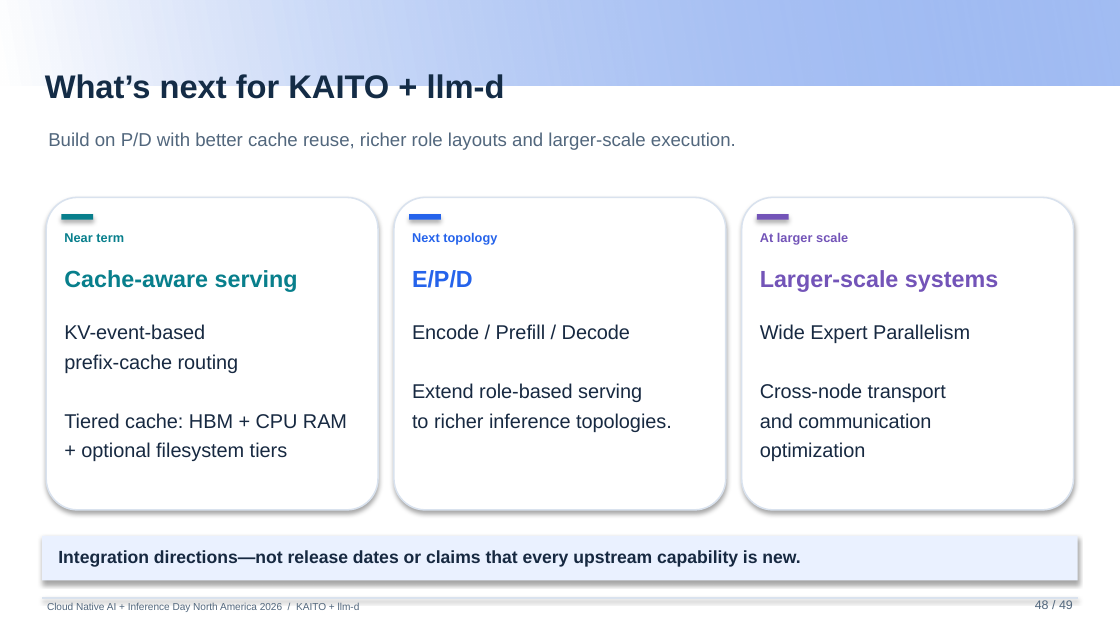
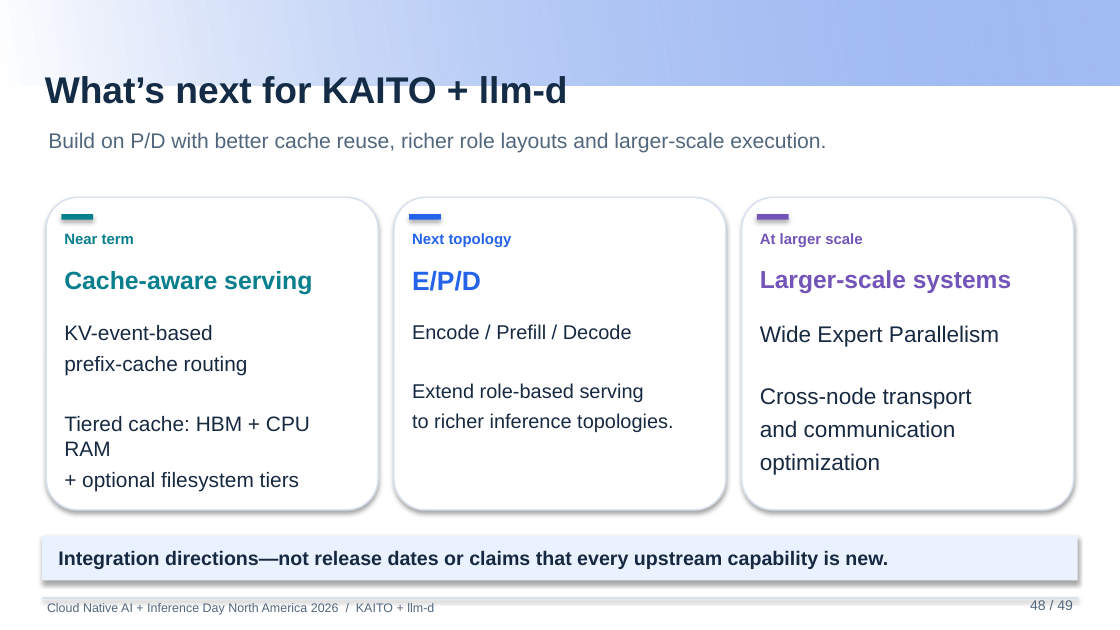
Before and after one commit to andyzhangx/demo, a slide deck: slide 48 of llm/pd-disaggregation/kubecon-na-2026-pd-disaggregation-kaito-llmd.pptx. Drawn at 1120x630 pixels with LibreOffice and Linux fonts; fonts in the diff are those of the drawing; background and template pictures are left out. Boxes give left, top, right and bottom in pixels: in the first picture for what was removed or moved away, otherwise in the second. Text is boxed around its words. In the diff, an @@ line names an element or a change of style, - is before the commit and + after.

```diff
--- a/llm/pd-disaggregation/kubecon-na-2026-pd-disaggregation-kaito-llmd.pptx
+++ b/llm/pd-disaggregation/kubecon-na-2026-pd-disaggregation-kaito-llmd.pptx
@@ text "What’s next for KAITO + ..." at bbox=[45, 76, 568, 110]: size 21 to 23.9 pt @@
@@ text "Build on P/D with better ..." at bbox=[48, 132, 826, 153]: size 12 to 13.6 pt @@
@@ size 8.2 to 9.6 pt in 3 elements at bbox=[64, 233, 134, 244], bbox=[412, 233, 512, 247], bbox=[760, 233, 862, 247] @@
@@ text "Cache-aware serving" at bbox=[64, 271, 312, 295]: size 15 to 16 pt @@
@@ text "E/P/D" at bbox=[412, 271, 481, 291]: size 15 to 17 pt @@
@@ text "Larger-scale systems" at bbox=[760, 270, 1011, 293]: size 15 to 15.8 pt @@
@@ text "KV-event-based" at bbox=[64, 325, 310, 492]: size 12.8 to 13.4 pt @@
@@ text "Wide Expert Parallelism" at bbox=[760, 325, 999, 475]: size 12.8 to 14.5 pt @@
@@ text "Integration directions—not release dates or ..." at bbox=[58, 550, 888, 569]: size 11.2 to 12.6 pt @@
@@ text "48 / 49" at bbox=[1030, 600, 1073, 610]: size 8 to 9 pt @@
@@ text "Cloud Native AI + Inference ..." at bbox=[47, 603, 434, 615]: size 6.5 to 8 pt @@
```
Also in this commit, not shown: 47 other slides changed.
